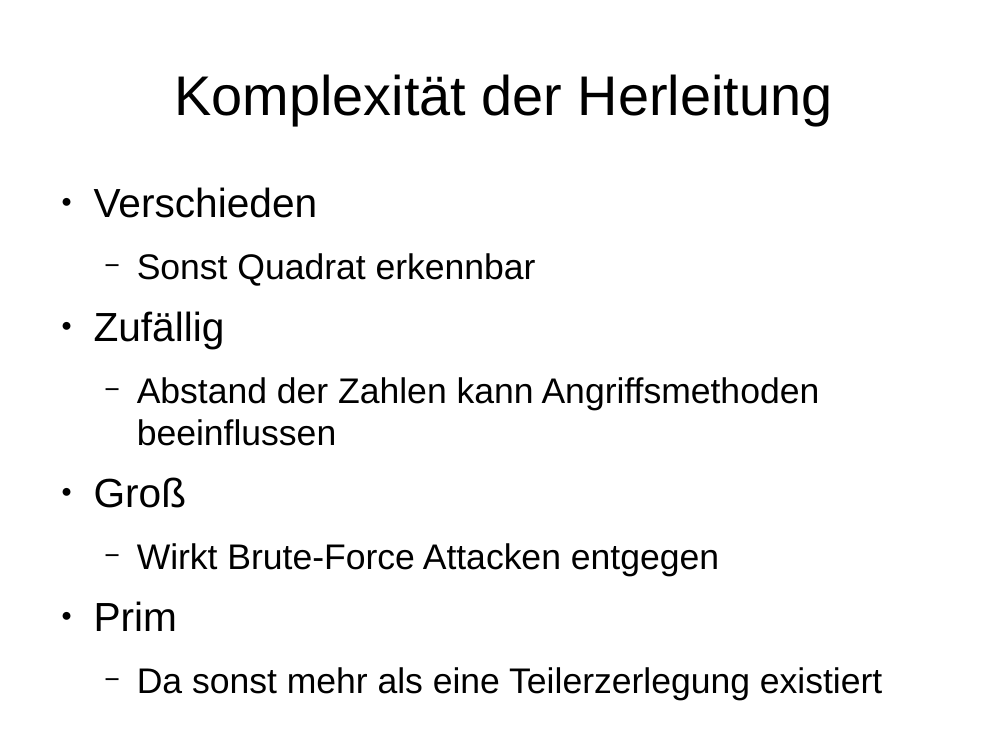
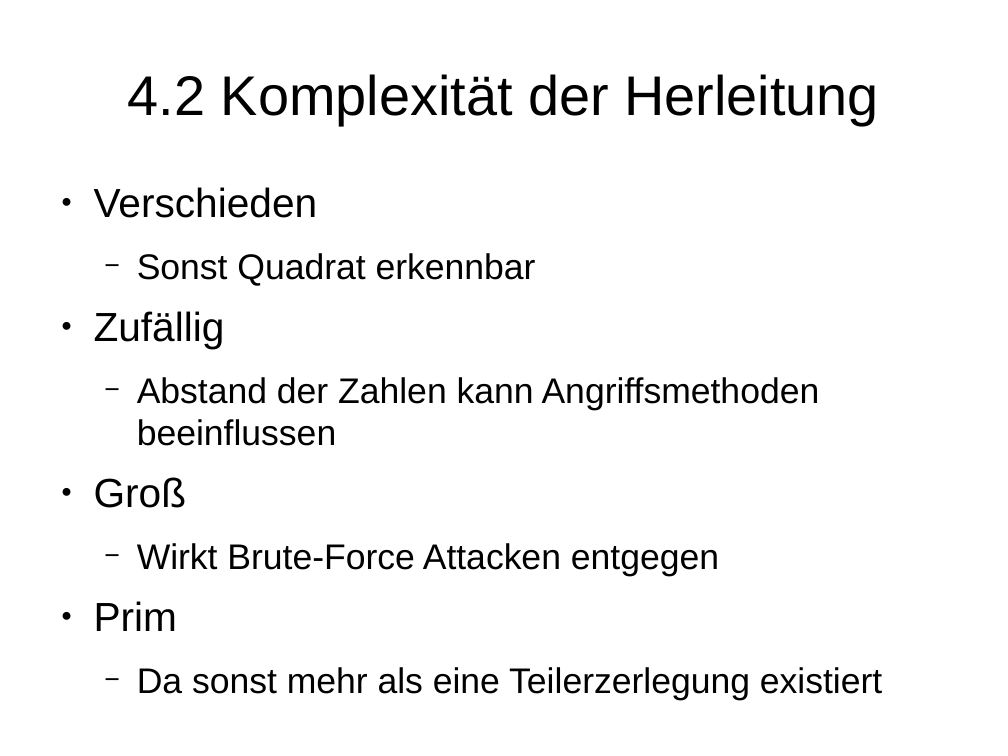
Before and after one commit to stadler-tom/schreibzeug, a slide deck: slide 11 of Presentation/Hauptseminar_RSA.odp. Drawn at 1008x756 pixels with LibreOffice and Linux fonts; fonts in the diff are those of the drawing. Boxes give left, top, right and bottom in pixels: in the first picture for what was removed or moved away, otherwise in the second. Text is boxed around its words. In the diff, an @@ line names an element or a change of style, - is before the commit and + after.

```diff
--- a/Presentation/Hauptseminar_RSA.odp
+++ b/Presentation/Hauptseminar_RSA.odp
@@ title at bbox=[128, 74, 879, 125]: text changed @@
-Komplexität der Herleitung
+4.2 Komplexität der Herleitung
```
Also in this commit, not shown: 12 other slides changed, 1 other file.
